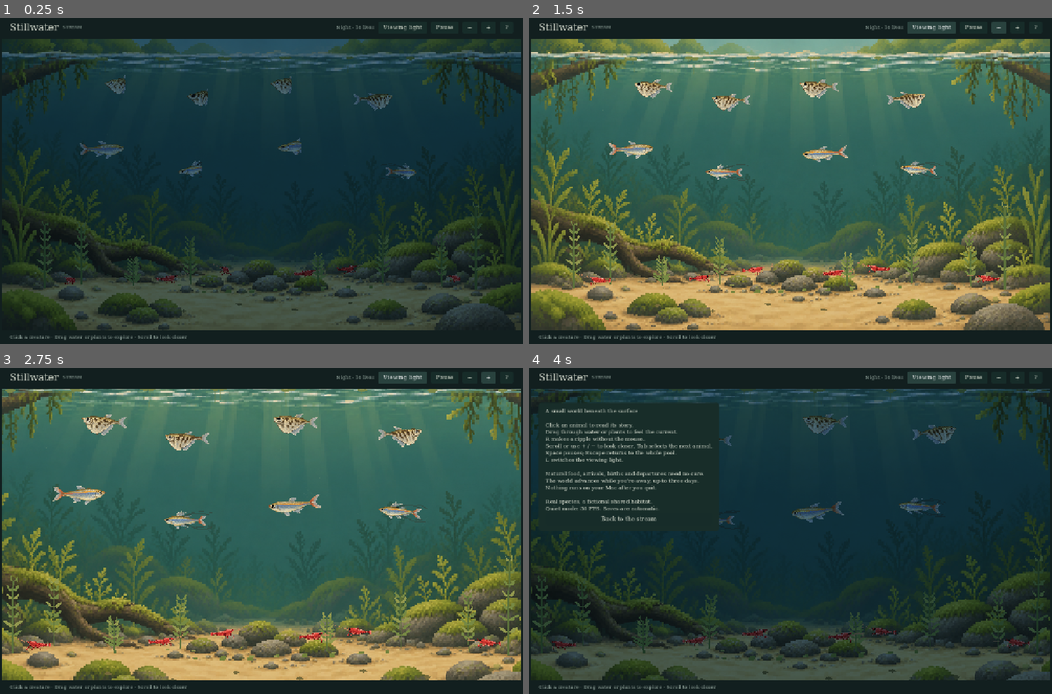
Above: before the commit, frames 1-4 (two rows, left to right).
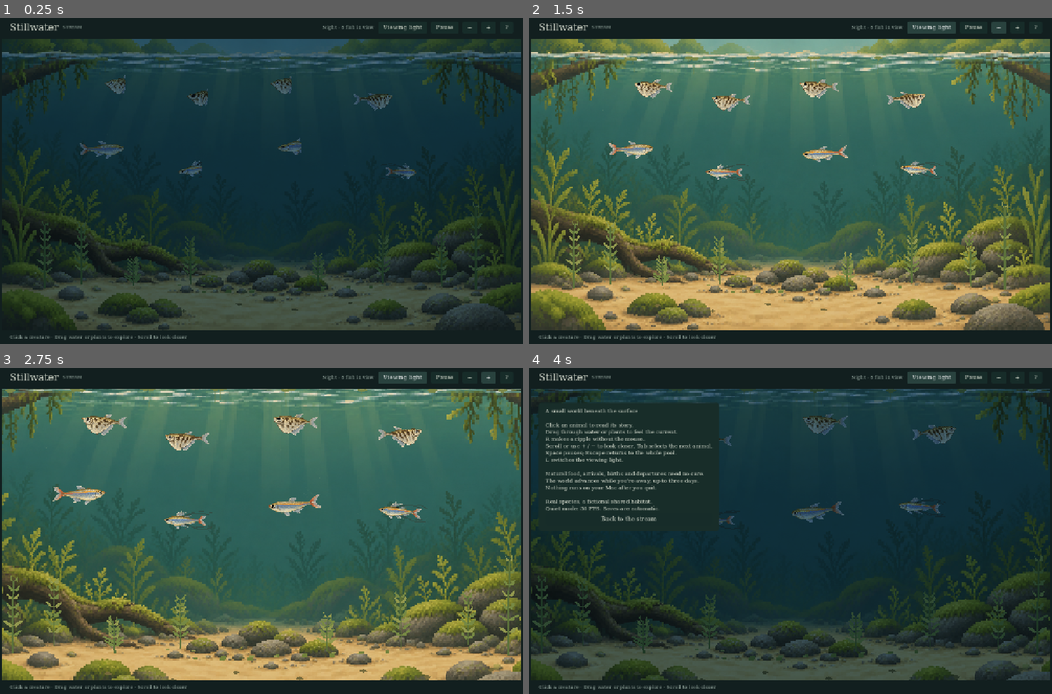
Above: after the commit, the same moments.

Repository: ianlin0430/stillwater
Game: Godot game, scene res://scenes/main.tscn
Two runs of this game, one before a commit and one after it. Both use one fixed random seed, a clock stepped at 60 frames per second and the inputs below.
Inputs:
- Up to frame 1 (0.25 s): no input
- Up to frame 2 (1.5 s): click "Viewing light" at 0.5 s; click "−" at 1.25 s
- Up to frame 3 (2.75 s): click "+" at 2 s
- Up to frame 4 (4 s): click "?" at 2.75 s; click "Viewing light" at 3.5 s

The runs differ from the first frame. In frame 1, 0.3% of the frame differs, in the area x 10-88%, y 2-82%; in frame 2, 0.5%; in frame 3, 0.6%, in the area x 1-96%, y 2-87%; in frame 4, 0.5%.

Commit message:
Stillwater: switch frontend to fish-only and retire shrimp art work

Diff:
--- a/stream/scripts/main.gd
+++ b/stream/scripts/main.gd
@@ -269,6 +269,7 @@
 				if hit<0 and not paused: stage.interact(point)
 
 func _select(id: int) -> void:
+	if id>=0 and not id in stage.visible_ids(): id=-1
 	selected=id
 	stage.selected=id
 	inspector.visible=id>=0
@@ -316,12 +317,9 @@
 				if not paused: stage.interact(Vector2(640,360))
 				get_viewport().set_input_as_handled()
 			KEY_TAB:
-				if not event.shift_pressed and not world.state.animals.is_empty():
-					var index: int=-1
-					for i in world.state.animals.size():
-						if world.state.animals[i].id==selected:
-							index=i
-					_select(world.state.animals[(index+1)%world.state.animals.size()].id)
+				var ids: Array[int]=stage.visible_ids()
+				if not event.shift_pressed and not ids.is_empty():
+					_select(ids[(ids.find(selected)+1)%ids.size()])
 					get_viewport().set_input_as_handled()
 
 func _refresh_info() -> void:
@@ -356,7 +354,7 @@
 	var hour: float=local.hour+local.minute/60.0
 	stage.natural_light=clampf(sin((hour-6)/12*PI),0,1)
 	stage.viewing_light=viewing_light
-	climate.text=("Night" if hour<6 or hour>=20 else "Evening" if hour>=17 else "Morning" if hour<11 else "Daylight")+" · "+str(world.state.animals.size())+" lives"
+	climate.text=("Night" if hour<6 or hour>=20 else "Evening" if hour>=17 else "Morning" if hour<11 else "Daylight")+" · "+str(stage.visible_ids().size())+" fish in view"
 	status.text="Click a creature · Drag water or plants to explore · Scroll to look closer" if not paused else "Paused · the stream will continue when you resume"
 	if qa_clock<away_until and not away_text.is_empty():
 		status.text=away_text
--- a/stream/scripts/stream_events.gd
+++ b/stream/scripts/stream_events.gd
@@ -19,27 +19,25 @@
 	if event.kind in ["birth","arrival"]:
 		if fades.size()<LIMIT:
 			fades[event.id]={"age":0.0,"duration":1.5 if event.kind=="birth" else 2.0,"kind":event.kind,"side":-1.0 if actor.x<640 else 1.0}
-	elif event.kind in ["molt","dispersal"]:
+	elif event.kind=="dispersal":
 		if ghosts.size()>=LIMIT: return
 		var rig:=SwimmerRig.new()
 		rig.species=actor.species
 		rig.sex=actor.sex
 		rig.individual_id=actor.id
-		rig.body_scale=0.75 if event.kind=="molt" else 0.32
+		rig.body_scale=0.32
 		rig.scale=Vector2.ONE*rig.body_scale
-		rig.facing=actor.direction if event.kind=="molt" else 1.0
+		rig.facing=1.0
 		rig.face_target=rig.facing
 		rig.tail_facing=rig.facing
-		rig.exuvia=event.kind=="molt"
-		rig.activity="Resting" if event.kind=="molt" else "Swimming"
+		rig.activity="Swimming"
 		var origin:=Vector2(event.get("x",actor.x),event.get("y",actor.y))
-		if actor.species=="shrimp": origin.y-=12*rig.body_scale
 		rig.position=origin
-		rig.modulate=Color(0.88,0.91,0.74,0.32) if event.kind=="molt" else Color(0.55,0.65,0.59,0.5)
+		rig.modulate=Color(0.55,0.65,0.59,0.5)
 		add_child(rig)
 		ghosts.append({"rig":rig,"age":0.0,"origin":origin,"kind":event.kind,"until":event.get("until",snapshot.elapsed),"expired":0.0})
 
-func advance(delta: float, simulation_time: float, rigs: Dictionary) -> void:
+func advance(delta: float, _simulation_time: float, rigs: Dictionary) -> void:
 	for id: int in fades.keys():
 		if not rigs.has(id):
 			fades.erase(id)
@@ -54,17 +52,10 @@
 	for effect: Dictionary in ghosts.duplicate():
 		effect.age+=maxf(delta,0)
 		var rig: SwimmerRig=effect.rig
-		if effect.kind=="dispersal":
-			var t: float=minf(effect.age/4,1)
-			rig.position=effect.origin.lerp(Vector2(1320,effect.origin.y-45),t)
-			rig.modulate.a=0.5*sin(t*PI)
-			rig.animate(delta)
-			if t>=1:
-				rig.queue_free()
-				ghosts.erase(effect)
-		else:
-			if simulation_time>=effect.until: effect.expired+=maxf(delta,0)
-			rig.modulate.a=0.32*maxf(0,1-effect.expired/2)
-			if effect.expired>=2:
-				rig.queue_free()
-				ghosts.erase(effect)
+		var t: float=minf(effect.age/4,1)
+		rig.position=effect.origin.lerp(Vector2(1320,effect.origin.y-45),t)
+		rig.modulate.a=0.5*sin(t*PI)
+		rig.animate(delta)
+		if t>=1:
+			rig.queue_free()
+			ghosts.erase(effect)
--- a/stream/scripts/stream_habitat.gd
+++ b/stream/scripts/stream_habitat.gd
@@ -22,7 +22,7 @@
 	for i in ROOTS.size(): bends.append(0.0)
 
 func apply_snapshot(value: Dictionary) -> void:
-	animals=value.get("animals",[]).duplicate(true)
+	animals=value.get("animals",[]).filter(func(a: Dictionary)->bool: return a.species in StreamStage.PRESENTED_SPECIES).duplicate(true)
 	var at: float=value.get("elapsed",0.0)
 	var discontinuity: bool=at<snapshot_elapsed or at-snapshot_elapsed>0.3
 	for a: Dictionary in animals:
@@ -60,7 +60,7 @@
 	for i in ROOTS.size():
 		if point.distance_to(ROOTS[i]-Vector2(0,_height(i)*0.5))<65:
 			return "Water plants · brush past to bend the fronds"
-	if point.y>555: return "Moss and leaf litter · shrimp grazing ground"
+	if point.y>555: return "Moss and leaf litter · stream floor"
 	return "Drag through the water · click a creature to inspect"
 
 func _height(i: int) -> float:
@@ -90,9 +90,6 @@
 			if v.length()>7 and p.distance_to(previous[a.id])<80:
 				_add_impulse(p-v.normalized()*22,v,"wake",clampf(v.length()/25,0.2,0.7))
 				wake_clock[a.id]=clock
-			elif a.species=="shrimp" and a.activity=="Grazing":
-				_add_impulse(p+Vector2(18*float(a.direction),-4),Vector2(0,-3),"graze",0.4)
-				wake_clock[a.id]=clock+1.0
 		previous[a.id]=p
 	for impulse: Dictionary in impulses: impulse.age+=delta
 	impulses=impulses.filter(func(v: Dictionary) -> bool: return v.age<2.1)
--- a/stream/scripts/stream_stage.gd
+++ b/stream/scripts/stream_stage.gd
@@ -9,7 +9,7 @@
 var base_opacity: Dictionary = {}
 const MAX_DEATHS: int = 24
 # Garden eel art remains behind the user review gate; never render it as a hatchetfish.
-const PRESENTED_SPECIES: Array[String] = ["shrimp","threadfin","hatchet"]
+const PRESENTED_SPECIES: Array[String] = ["threadfin","hatchet"]
 var smoother=MotionSmoother.new()
 var selected: int = -1
 var zoom: float = 1.0
@@ -72,14 +72,8 @@
 	for a: Dictionary in value.animals:
 		if not a.species in PRESENTED_SPECIES: continue
 		var cfg: Dictionary = StreamWorld.SPECIES[a.species]
-		var size_factor: float = 1.0
-		if a.species=="shrimp":
-			size_factor=0.48 if a.age<cfg.mature else 0.75
-		else:
-			size_factor=0.5 if a.age<cfg.mature else 1.0
-		var p := Vector2(a.x,a.y)
-		if a.species=="shrimp":
-			p.y-=12*size_factor
+		var size_factor: float=0.5 if a.age<cfg.mature else 1.0
+		var p:=Vector2(a.x,a.y)
 		present[a.id]=p
 		if a.get("relocated_at",-1)>smoother.elapsed:
 			jumps.append(a.id)
@@ -92,14 +86,12 @@
 			new_rig.facing=a.direction
 			new_rig.face_target=a.direction
 			new_rig.scale=Vector2.ONE*size_factor
-			new_rig.z_index=3 if a.species=="shrimp" else 1
+			new_rig.z_index=1
 			if new_rig is SwimmerRig:
 				new_rig.sex=a.sex
 			add_child(new_rig)
 			rigs[a.id]=new_rig
 		var rig: Node2D = rigs[a.id]
-		rig.berried=a.species=="shrimp" and float(a.get("brood_until",0))>float(value.elapsed)
-		rig.molting=a.species=="shrimp" and float(a.get("molting_until",0))*86400>float(value.elapsed)
 		rig.activity=a.activity
 		rig.face_target=a.direction
 		rig.body_scale=size_factor
@@ -191,18 +183,22 @@
 		rig.species=archived.species
 		rig.individual_id=id
 		rig.sex=archived.sex
-		rig.body_scale=(0.48 if archived.age<StreamWorld.SPECIES.shrimp.mature else 0.75) if archived.species=="shrimp" else (0.5 if archived.age<StreamWorld.SPECIES[archived.species].mature else 1.0)
+		rig.body_scale=0.5 if archived.age<StreamWorld.SPECIES[archived.species].mature else 1.0
 		rig.scale=Vector2.ONE*rig.body_scale
 		rig.facing=archived.direction
 		rig.face_target=archived.direction
-		rig.z_index=3 if archived.species=="shrimp" else 1
+		rig.z_index=1
 		add_child(rig)
 		rigs[id]=rig
 	var rig: Node2D=rigs[id]
 	var origin:=Vector2(event.get("x",archived.x),event.get("y",archived.y))
-	if archived.species=="shrimp": origin.y-=12*rig.body_scale
 	rig.position=origin
 	rig.reset_contact()
-	rig.berried=bool(event.get("brood_lost",false))
 	rig.activity="Resting"
 	deaths[id]={"age":0.0,"origin":origin,"opacity":rig.modulate.a,"appearance":archived.duplicate(true)}
+
+func visible_ids() -> Array[int]:
+	var ids: Array[int]=[]
+	for a: Dictionary in snapshot.get("animals",[]):
+		if a.species in PRESENTED_SPECIES and rigs.has(a.id): ids.append(a.id)
+	return ids
--- a/stream/tests/test_frontend.gd
+++ b/stream/tests/test_frontend.gd
@@ -45,6 +45,7 @@
 	check(h.brush.distance_to(at)<0.001,"Disabled interaction does not produce input effects")
 	for i in 120: stage.animate(1.0/30)
 	check(h.impulses.is_empty(),"Interaction effects expire")
+	_fish_only()
 	_life_effects()
 	_events()
 	_motion(false)
@@ -130,7 +131,7 @@
 	var initial: Dictionary=world.snapshot()
 	stage.apply_snapshot(initial)
 	check(stage.event_cursor==initial.next_event-1 and stage.deaths.is_empty(),"Initial snapshot establishes cursor without replay")
-	var a: Dictionary=initial.animals[0].duplicate(true)
+	var a: Dictionary=initial.animals.filter(func(v: Dictionary)->bool: return v.species=="threadfin")[0].duplicate(true)
 	var next: Dictionary=initial.duplicate(true)
 	next.animals=next.animals.filter(func(v: Dictionary)->bool: return v.id!=a.id)
 	next.archive.append(a)
@@ -163,13 +164,14 @@
 	stage.animate(0.1)
 	var relocated: Dictionary=initial.duplicate(true)
 	relocated.elapsed=0.2
-	relocated.animals[0].relocated_at=0.2
-	relocated.animals[0].x+=20
-	relocated.animals[0].vx=30.0
+	var moved: Dictionary=relocated.animals.filter(func(v: Dictionary)->bool: return v.id==a.id)[0]
+	moved.relocated_at=0.2
+	moved.x+=20
+	moved.vx=30.0
 	stage.habitat.impulses.clear()
 	stage.apply_snapshot(relocated)
 	stage.animate(0.1)
-	check(stage.rigs[a.id].feet[0].distance_to(stage.rigs[a.id].position)<30,"Relocation replants feet beside the new body position")
+	check(stage.rigs[a.id].position==Vector2(moved.x,moved.y),"Relocated fish snaps to its new position")
 	check(stage.habitat.wake_clock[a.id]>=stage.habitat.clock-0.1,"Relocation suppresses wake even for short jumps")
 	var changed: Dictionary=next.duplicate(true)
 	changed.seed=999
@@ -200,7 +202,7 @@
 	root.add_child(stage)
 	var snap:=world.snapshot()
 	stage.apply_snapshot(snap)
-	var actor: Dictionary=snap.animals[0]
+	var actor: Dictionary=snap.animals.filter(func(v: Dictionary)->bool: return v.species=="threadfin")[0]
 	var fx=stage.events_layer
 	for kind: String in ["birth","arrival"]:
 		fx.accept({"kind":kind,"id":actor.id},snap)
@@ -219,26 +221,42 @@
 	check(fx.ghosts.size()==1 and fx.ghosts[0].rig.position.x>actor.x,"Dispersing youngster drifts downstream")
 	stage.animate(3)
 	check(fx.ghosts.is_empty(),"Dispersal expires at four seconds")
+	# The current fish-only brief retires shell and brood presentation tests.
 	fx.accept({"kind":"molt","id":actor.id,"until":10.0},snap)
-	stage.animate(3)
-	check(fx.ghosts.size()==1 and fx.ghosts[0].expired==0,"Exuvia remains until simulation deadline")
-	snap.elapsed=10.0
-	stage.apply_snapshot(snap)
-	stage.animate(1)
-	check(fx.ghosts.size()==1 and fx.ghosts[0].rig.modulate.a<0.32,"Exuvia fades after deadline")
-	stage.animate(1)
-	check(fx.ghosts.is_empty(),"Expired exuvia removed")
-	actor.brood_until=20.0
-	actor.molting_until=20.0/86400
-	stage.apply_snapshot(snap)
-	check(stage.rigs[actor.id].berried and stage.rigs[actor.id].molting,"Snapshot activates eggs and pale molt state")
-	actor.erase("brood_until")
-	actor.molting_until=0.0
-	stage.apply_snapshot(snap)
-	check(not stage.rigs[actor.id].berried and not stage.rigs[actor.id].molting,"Hatching and molt completion remove identity overlays")
+	fx.accept({"kind":"berried","id":actor.id,"until":10.0},snap)
+	check(fx.ghosts.is_empty() and fx.fades.is_empty(),"Fish never produce molt or egg overlays")
 	for i in 50: fx.accept({"kind":"dispersal","id":actor.id},snap)
 	check(fx.ghosts.size()==24,"Transient life effects have a hard cap")
 	fx.clear()
 	check(fx.ghosts.is_empty() and fx.fades.is_empty(),"World reset clears all transients")
 	check(var_to_bytes(world.export_state())==bytes,"Life effects do not modify simulation or RNG")
 	stage.queue_free()
+
+func _fish_only() -> void:
+	var world:=StreamWorld.new(42,1000)
+	var unchanged:=var_to_bytes(world.export_state())
+	var snap:=world.snapshot()
+	# Include an explicit legacy shrimp so this stays useful after backend removal.
+	var legacy: Dictionary=snap.animals[0].duplicate(true)
+	legacy.id=999
+	legacy.species="shrimp"
+	legacy.activity="Grazing"
+	legacy.brood_until=1000.0
+	legacy.molting_until=1.0
+	snap.animals.append(legacy)
+	var stage:=StreamStage.new()
+	root.add_child(stage)
+	stage.apply_snapshot(snap)
+	check(not stage.rigs.has(999),"Legacy shrimp does not get a rendered rig")
+	check(not 999 in stage.visible_ids(),"Keyboard selection and visible count exclude shrimp")
+	check(stage.habitat.animals.all(func(a: Dictionary)->bool: return a.species!="shrimp"),"Hidden shrimp cannot bend plants or produce wakes")
+	check(stage.visible_ids().size()==snap.animals.filter(func(a: Dictionary)->bool: return a.species in StreamStage.PRESENTED_SPECIES).size(),"Visible count matches actual supported fish")
+	for kind: String in ["birth","arrival","dispersal","molt","berried"]:
+		stage.events_layer.accept({"kind":kind,"id":999,"until":1000.0},snap)
+	check(stage.events_layer.ghosts.is_empty() and stage.events_layer.fades.is_empty(),"Legacy shrimp events create no transient silhouettes or overlays")
+	snap.archive.append(legacy)
+	stage._begin_death({"id":999,"cause":"old age"},snap)
+	check(not stage.rigs.has(999) and stage.deaths.is_empty(),"Archived shrimp cannot reappear during a death event")
+	stage.animate(1)
+	check(var_to_bytes(world.export_state())==unchanged,"Fish-only presentation preserves saves and ecology for backend migration")
+	stage.queue_free()
Not shown, changed: stream/docs/CLAUDE_START_HERE.md
Not shown, changed: stream/docs/CODEX_FRONTEND_HANDOFF.md
Not shown, changed: stream/docs/CODEX_FRONTEND_PLAN.md
Not shown, changed: stream/docs/CODEX_START_HERE.md
Not shown, added: stream/docs/FISH_ONLY_CLAUDE_HANDOFF.md
Not shown, changed: stream/docs/FRONTEND_BACKEND_CONTRACT.md
Not shown, changed: stream/docs/shrimp-candidate-provenance.md
